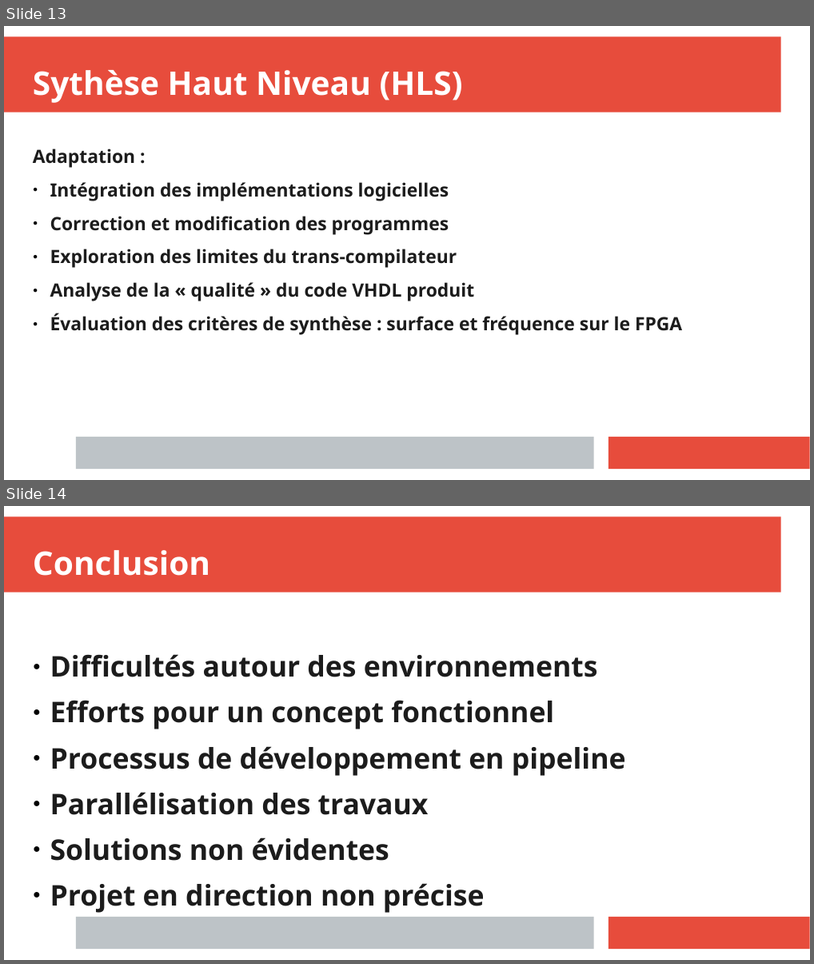
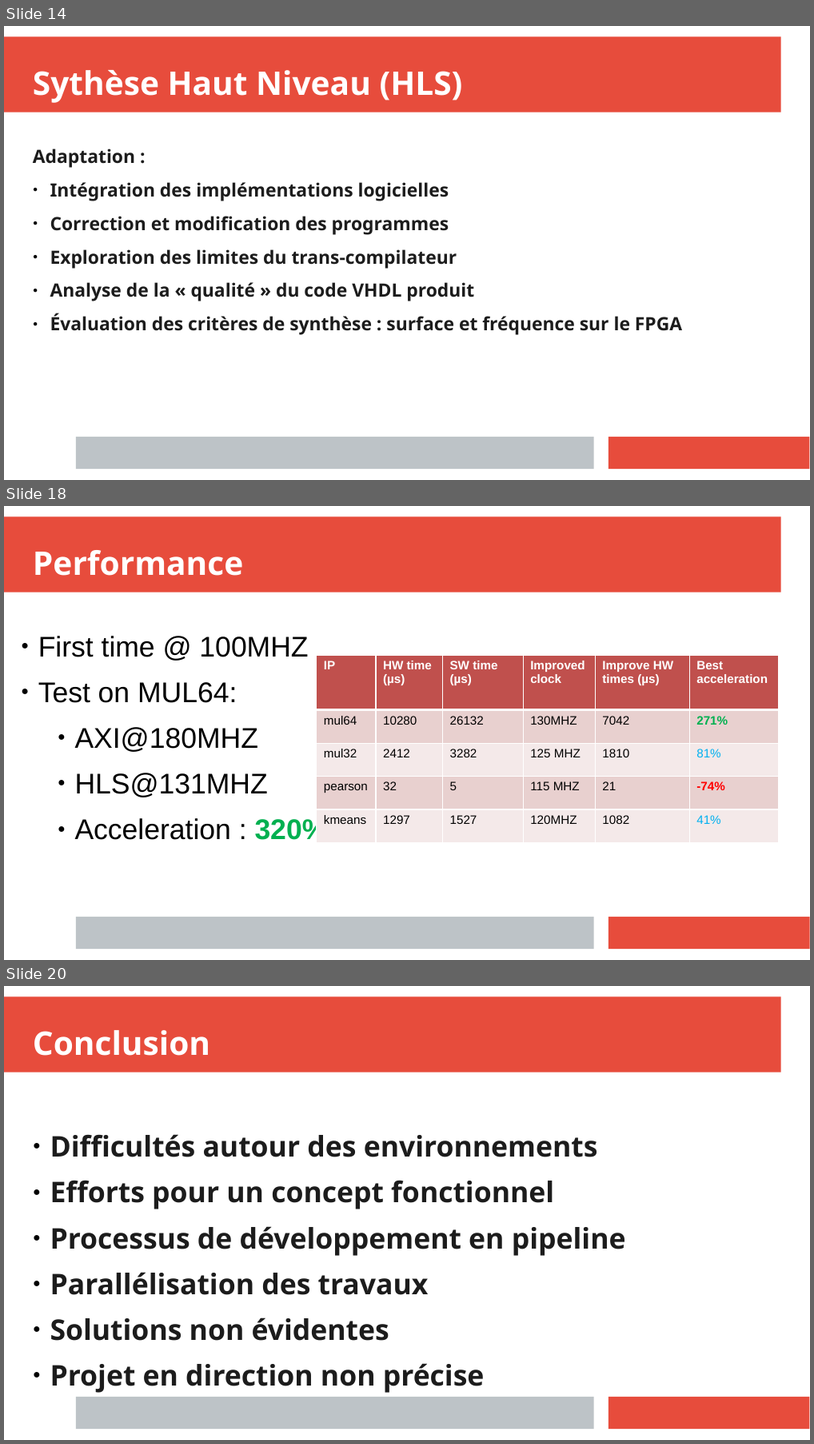
Before and after one commit to anisghaoui/A2, a slide deck: presentation_finale/prensent_A2_ghaoui.pptx. Shown one above the other, each under a label of ours: slides 13 and 14 before the commit, slides 14, 18 and 20 after it; the slides between them are not shown. The pictures are 814x964 and 814x1444 pixels, drawn with LibreOffice and Linux fonts; fonts in the diff are those of the drawing. Boxes give left, top, right and bottom in pixels: in the first picture for what was removed or moved away, otherwise in the second. Text is boxed around its words. In the diff, an @@ line names an element or a change of style, - is before the commit and + after.

```diff
--- a/presentation_finale/prensent_A2_ghaoui.pptx
+++ b/presentation_finale/prensent_A2_ghaoui.pptx
@@ slide 18 added at [4,506,810,960], background #FFFFFF; not listed: 3 template elements that a slide beside it also shows @@
@@ text added at [33,550,243,576], 32 pt, text #FFFFFF, bold @@
+Performance
@@ text added at [38,636,328,840], 28 pt, text #000000 @@
+● First time @ 100MHZ
+● Test on MUL64:
+  ● AXI@180MHZ
+  ● HLS@131MHZ
+  ● Acceleration : 320%
@@ table added at [317,656,779,843], 5 rows, 6 columns @@
+IP | HW time (µs) | SW time (µs) | Improved clock | Improve HW times (µs) | Best / acceleration
+mul64 | 10280 | 26132 | 130MHZ | 7042 | 271%
+mul32 | 2412 | 3282 | 125 MHZ | 1810 | 81%
+pearson | 32 | 5 | 115 MHZ | 21 | -74%
+kmeans | 1297 | 1527 | 120MHZ | 1082 | 41%
@@ what was slide 13 is now slide 14 @@
@@ what was slide 14 is now slide 20 @@
```
Also in this commit, not shown: 6 other slides added, 1 slide removed, 14 other files.
